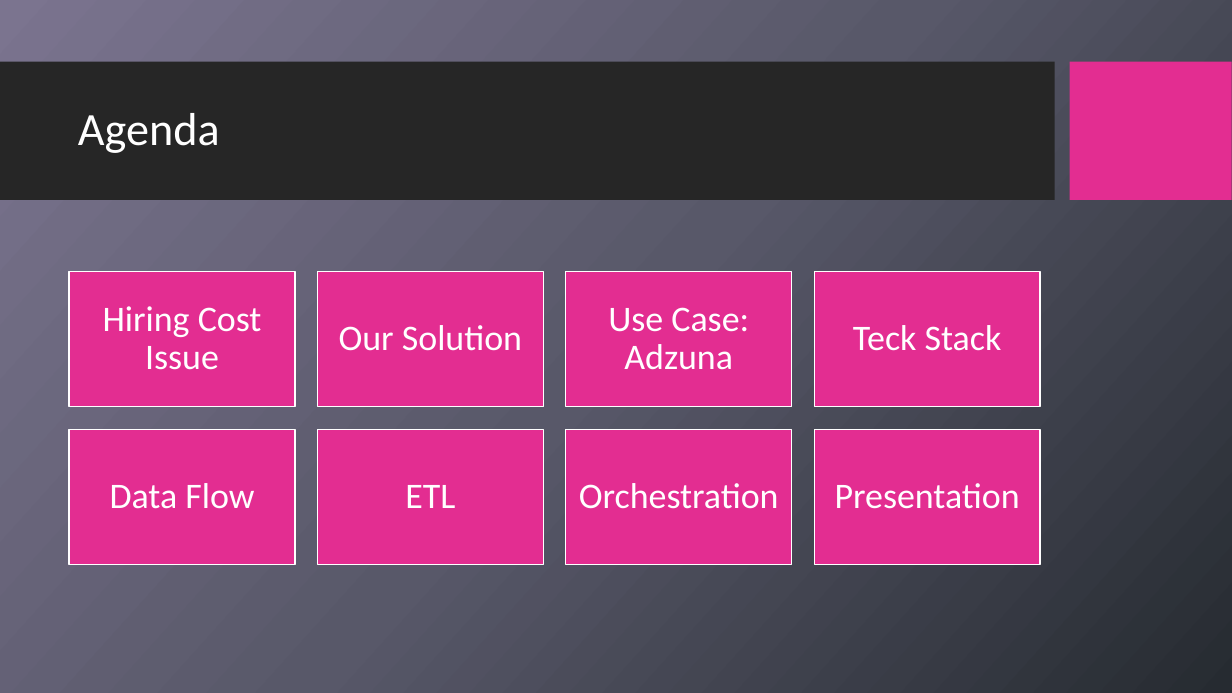
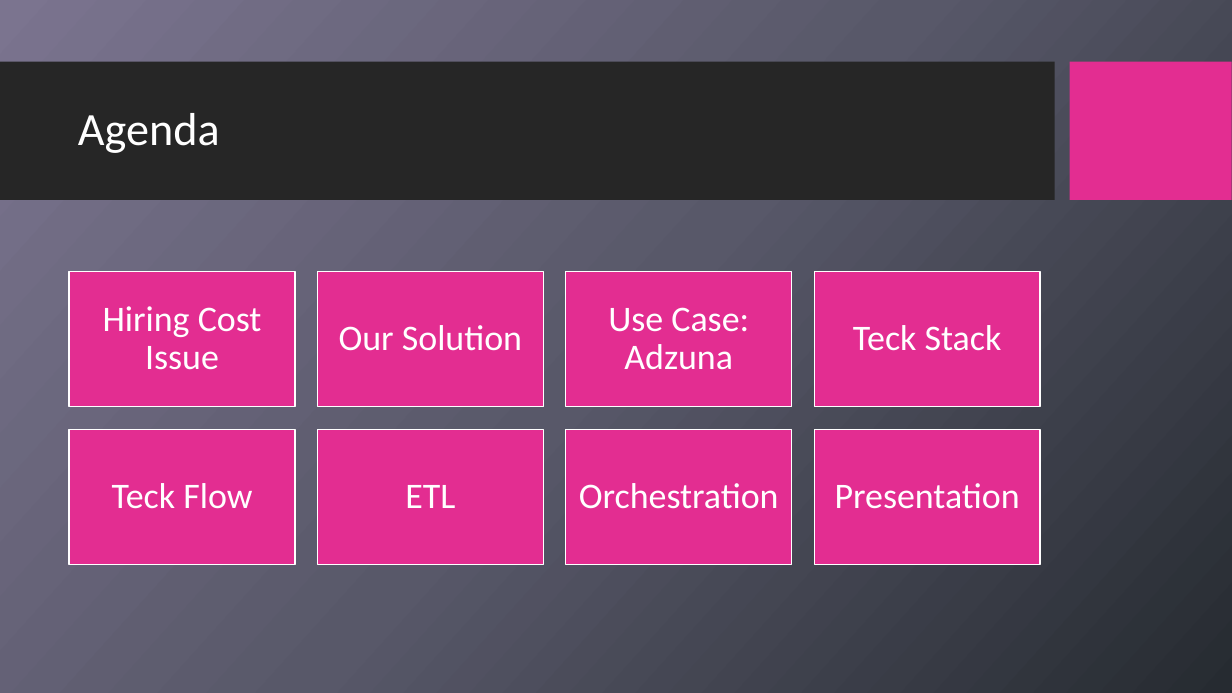
Before and after one commit to matantsour/DE_Naya_Project, a slide deck: slide 2 of doc/HireHeroes.pptx. Drawn at 1232x693 pixels with LibreOffice and Linux fonts; fonts in the diff are those of the drawing; background and template pictures are left out. Boxes give left, top, right and bottom in pixels: in the first picture for what was removed or moved away, otherwise in the second. Text is boxed around its words. In the diff, an @@ line names an element or a change of style, - is before the commit and + after.

```diff
--- a/doc/HireHeroes.pptx
+++ b/doc/HireHeroes.pptx
@@ text at (x1=112, y1=483, x2=252, y2=509): text changed @@
-Data Flow
+Teck Flow
```
Also in this commit, not shown: 7 slides added, 1 other file.
